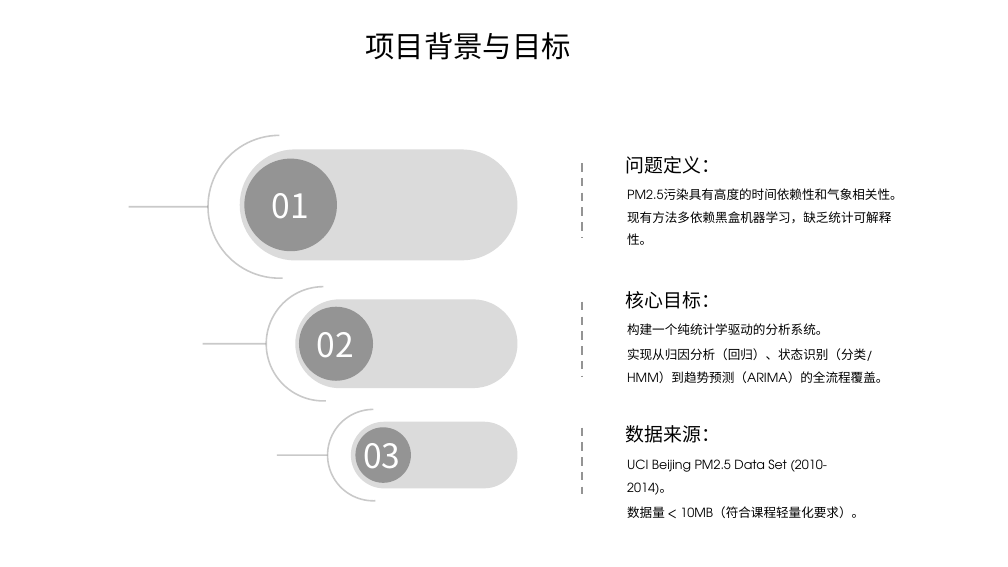
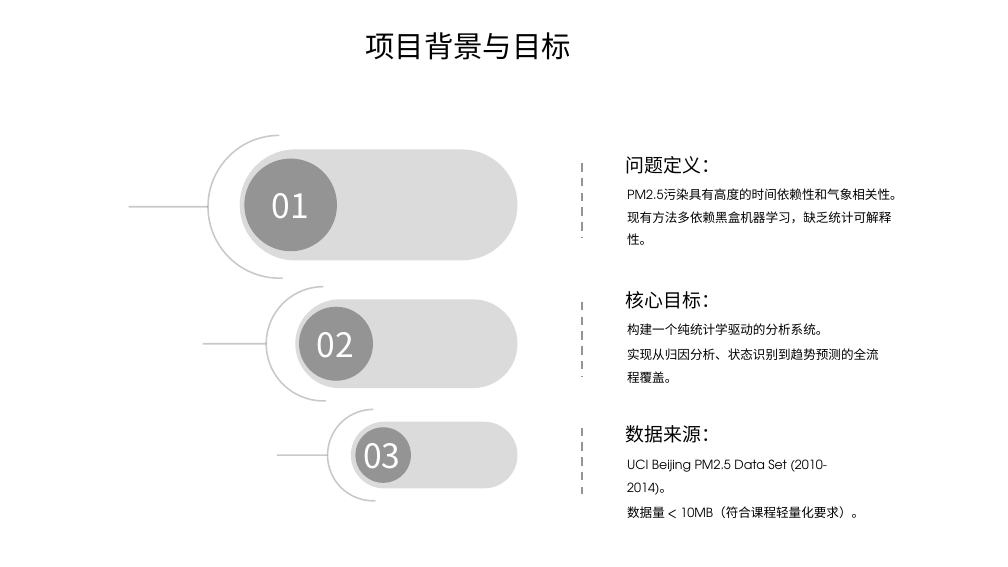
Before and after one commit to L-Dramatic/Stat-Modeling, a slide deck: slide 2 of Docs/统计分析与建模.pptx. Drawn at 1008x567 pixels with LibreOffice and Linux fonts; fonts in the diff are those of the drawing; background and template pictures are left out. Boxes give left, top, right and bottom in pixels: in the first picture for what was removed or moved away, otherwise in the second. Text is boxed around its words. In the diff, an @@ line names an element or a change of style, - is before the commit and + after.

```diff
--- a/Docs/统计分析与建模.pptx
+++ b/Docs/统计分析与建模.pptx
@@ text at bbox=[627, 348, 879, 383]: text changed @@
-实现从归因分析（回归）、状态识别（分类/HMM）到趋势预测（ARIMA）的全流程覆盖。
+实现从归因分析、状态识别到趋势预测的全流程覆盖。
```
Also in this commit, not shown: 2 other slides changed, 1 slide added.
